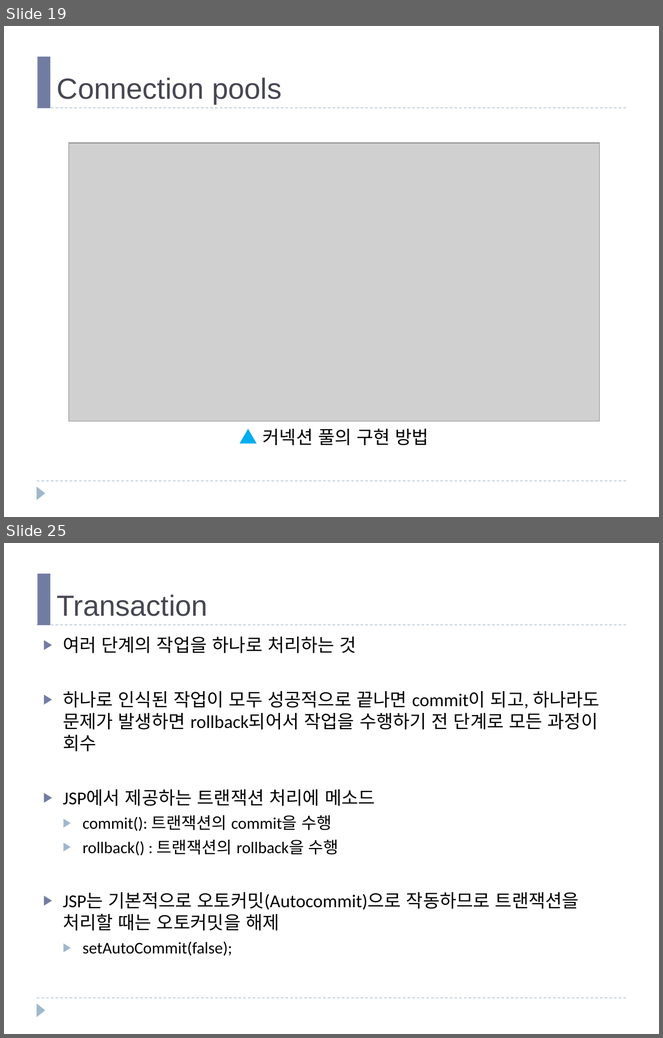
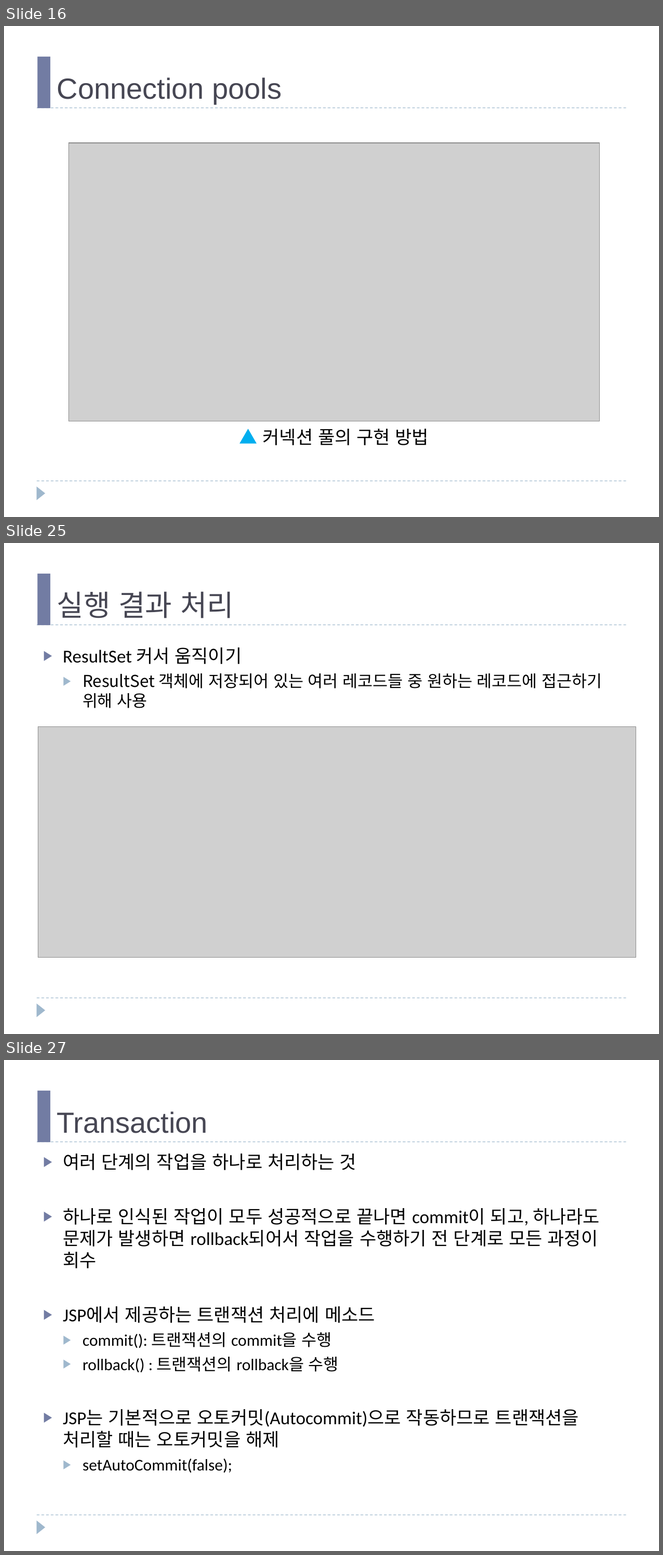
Before and after one commit to mail2HChoi/PatternSW, a slide deck: 강의교재/패턴기반SW개발_Ch09_JDBC.pptx. Shown one above the other, each under a label of ours: slides 19 and 25 before the commit, slides 16, 25 and 27 after it; the slides between them are not shown. The pictures are 663x1038 and 663x1555 pixels, drawn with LibreOffice and Linux fonts; fonts in the diff are those of the drawing; grey boxes stand for pictures. Boxes give left, top, right and bottom in pixels: in the first picture for what was removed or moved away, otherwise in the second. Text is boxed around its words. In the diff, an @@ line names an element or a change of style, - is before the commit and + after.

```diff
--- a/강의교재/패턴기반SW개발_Ch09_JDBC.pptx
+++ b/강의교재/패턴기반SW개발_Ch09_JDBC.pptx
@@ slide 25 added at [4, 543, 659, 1034], background #FFFFFF; not listed: 4 template elements that a slide beside it also shows @@
@@ title added at [57, 591, 234, 618], 32 pt, text #464653 @@
+실행 결과 처리
@@ text added at [63, 648, 603, 708], 18 pt, text #000000 @@
+▶ ResultSet 커서 움직이기
+  ▶ ResultSet 객체에 저장되어 있는 여러 레코드들 중 원하는 레코드에 접근하기 위해 사용
@@ picture added at [38, 727, 636, 958] @@
@@ what was slide 19 is now slide 16 @@
@@ what was slide 25 is now slide 27 @@
```
Also in this commit, not shown: 7 slides changed, 3 other slides added, 2 slides removed, 1 other file.
